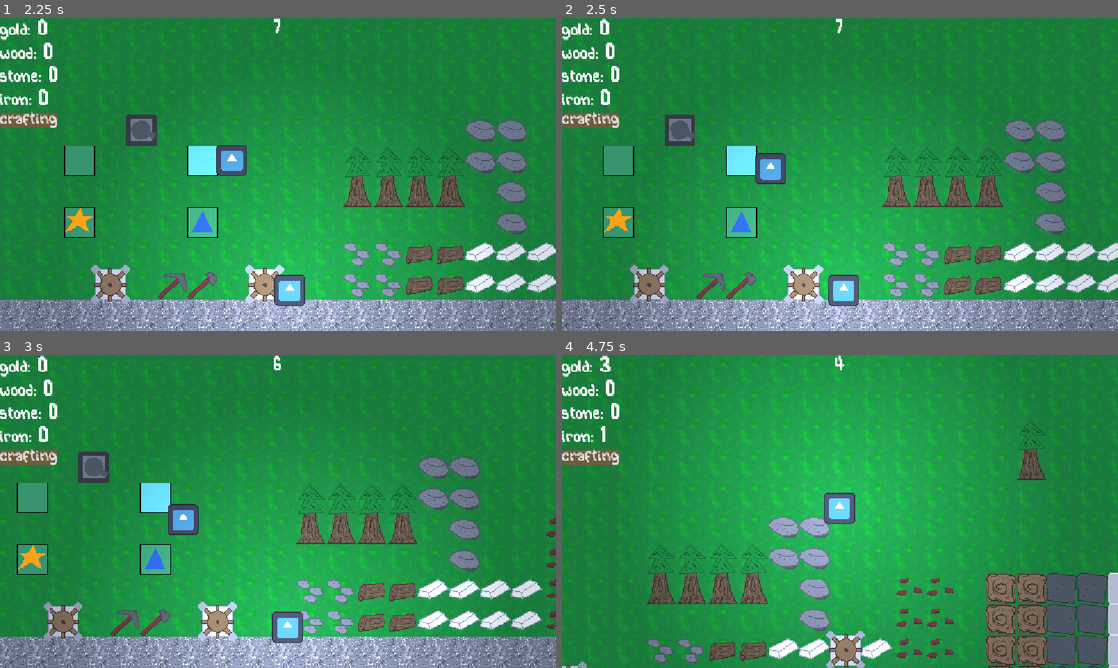
Above: before the commit, frames 1-4 (two rows, left to right).
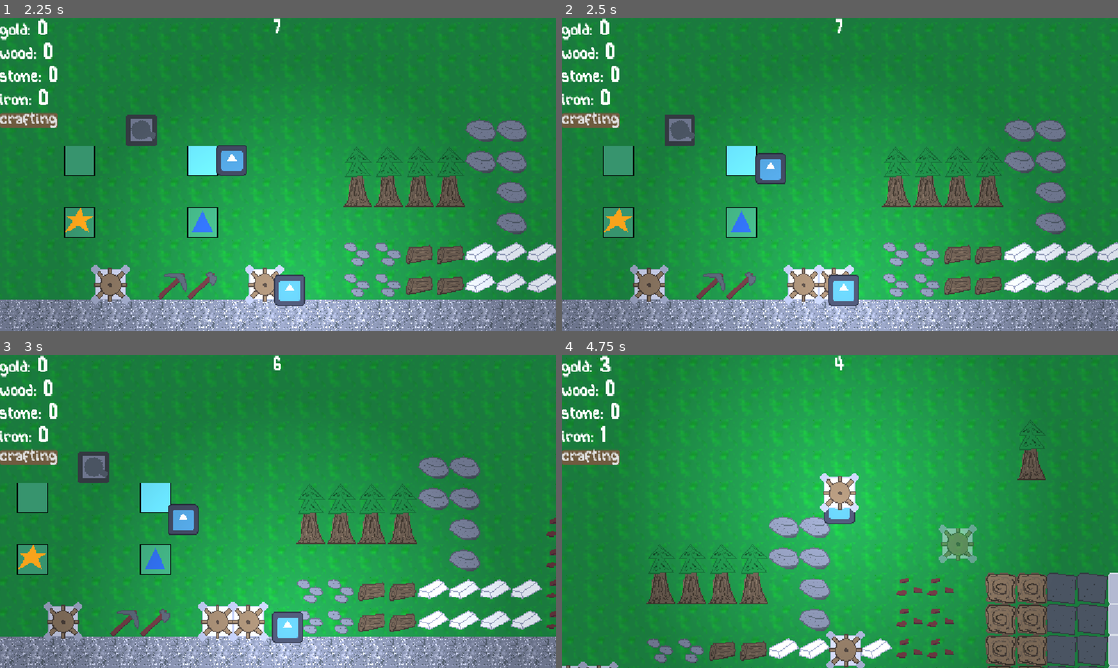
Above: after the commit, the same moments.

Repository: Deeeeelan/serious-game
Game: Godot game, scene res://scenes/title_screen.tscn
The game is run twice, just before and just after one commit, with the same random seed, the same clock (stepped at 60 frames per second) and the same inputs. The engine's default icon, where the game draws it, is replaced by a stand-in: a white triangle on a blue panel in a dark square.
Inputs (mouse positions are in pixels of both pictures, inside the frame that each line leads up to):
- Up to frame 1 (2.25 s): click "Start" at 0.5 s; tap Enter at 1.25 s; move the mouse to (400, 158) at 1.27 s; hold D (right) 1.28-2.03 s; hold Q (drop) 1.28-2.03 s; click (400, 158) at 1.42 s; tap M (placeTestGen) at 1.55, 2.1 s; move the mouse to (166, 190) at 2.02 s; hold S (down) from 2.03 s (still down)
- Up to frame 2 (2.5 s): keep holding S (down); tap V (place_fast_test_gen, bound only after the commit) at 2.3 s
- Up to frame 3 (3 s): move the mouse to (333, 442) at 2.77 s; release S (down) at 2.78 s; hold D (right) from 2.78 s (still down); hold V (place_fast_test_gen, bound only after the commit) from 2.78 s (still down)
- Up to frame 4 (4.75 s): tap Q (drop) at 3.05, 3.6 s; move the mouse to (812, 574) at 3.52 s; release D (right) at 3.53 s; release V (place_fast_test_gen, bound only after the commit) at 3.53 s; hold W (up) 3.53-4.28 s; click (812, 574) at 3.67 s; tap M (placeTestGen) at 3.8 s; move the mouse to (1006, 558) at 4.27 s; hold A (left) from 4.28 s (still down); hold Space (interact) from 4.28 s (still down); tap V (place_fast_test_gen, bound only after the commit) at 4.55 s

Frame 1 is identical in both runs. In frame 2, 0.2% of the frame differs, in the area x 46-53%, y 78-92%; in frame 3, 0.6%; in frame 4, 1.3%, in the area x 4-75%, y 37-100%.

Commit message:
Add test for fast generator

Diff:
--- a/project.godot
+++ b/project.godot
@@ -126,6 +126,11 @@
 "events": [Object(InputEventKey,"resource_local_to_scene":false,"resource_name":"","device":-1,"window_id":0,"alt_press …(191 unchanged characters)…
 ]
 }
+place_fast_test_gen={
+"deadzone": 0.2,
+"events": [Object(InputEventKey,"resource_local_to_scene":false,"resource_name":"","device":-1,"window_id":0,"alt_pressed":false,"shift_pressed":false,"ctrl_pressed":false,"meta_pressed":false,"pressed":false,"keycode":0,"physical_keycode":86,"key_label":0,"unicode":118,"location":0,"echo":false,"script":null)
+]
+}
 
 [physics]
 
--- a/scripts/gear_manager.gd
+++ b/scripts/gear_manager.gd
@@ -92,6 +92,9 @@
 	if event.is_action_pressed("Debug Tile Data"):
 		printTileData(playerTilemapCoords)
 
+	if event.is_action_pressed("place_fast_test_gen"):
+		placeFastTestGen(playerTilemapCoords)
+
 func updateGearRendering() -> void:
 	for componentCoords in components:
 		var component: Component = components[componentCoords]
@@ -176,9 +179,15 @@
 	generators.append(playerTilemapCoords)
 	components[playerTilemapCoords] = Component.new(32, 0, 0, 1)
 
-
-	updateGearLogic()
-	updateGearRendering()
+	updateGearLogic()
+	updateGearRendering()
+
+func placeFastTestGen(playerTilemapCoords: Vector2i) -> void:
+	generators.append(playerTilemapCoords)
+	components[playerTilemapCoords] = Component.new(32, 0, 0, 2)
+	updateGearLogic()
+	updateGearRendering()
+
 
 ## @deprecated: Testing purposes only
 func popComponent(position: Vector2i) -> Component:
